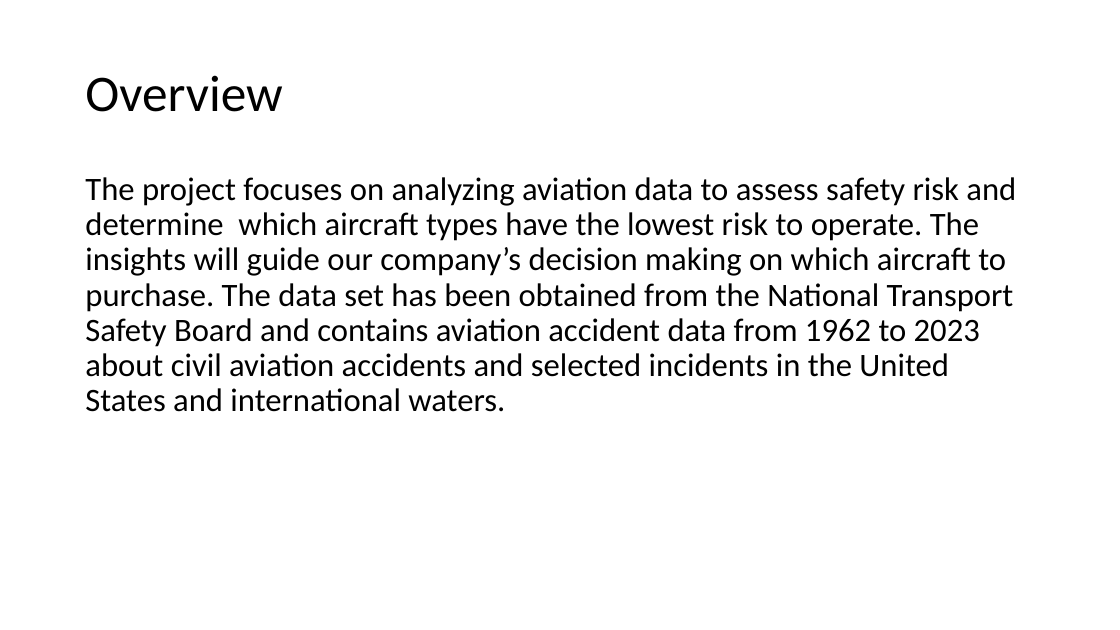
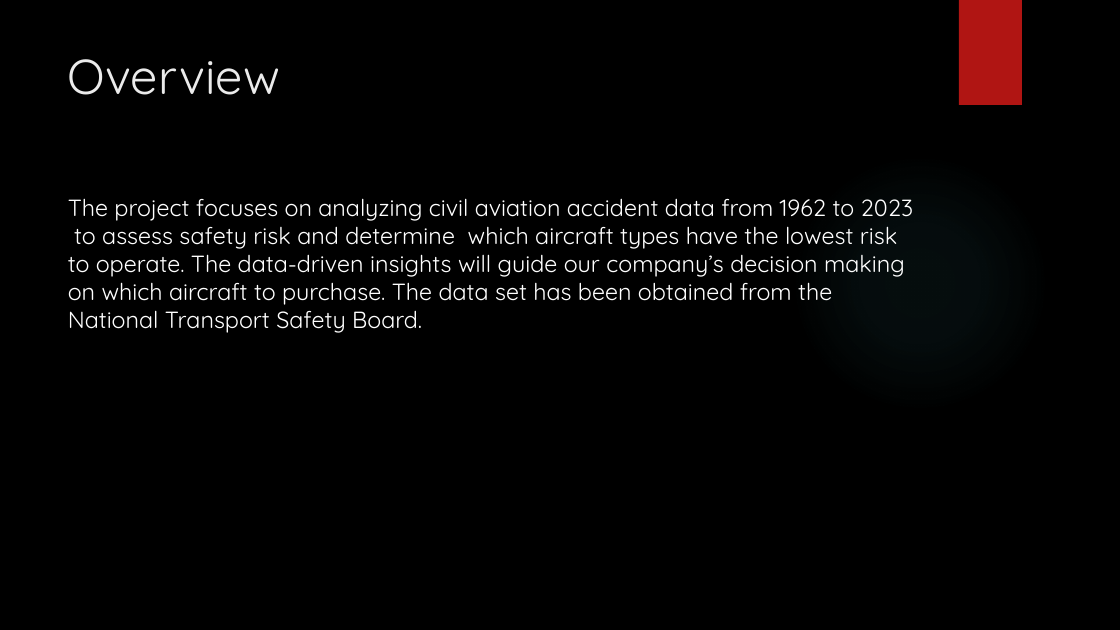
Before and after one commit to muimidean/aviation_safety_analysis, a slide deck: slide 2 of Aviation_Safety_Analysis_Presentation.pptx. Drawn at 1120x630 pixels with LibreOffice and Linux fonts; fonts in the diff are those of the drawing; background and template pictures are left out. Boxes give left, top, right and bottom in pixels: in the first picture for what was removed or moved away, otherwise in the second. Text is boxed around its words. In the diff, an @@ line names an element or a change of style, - is before the commit and + after.

Commit message:
Updated my Presentation Slides

```diff
--- a/Aviation_Safety_Analysis_Presentation.pptx
+++ b/Aviation_Safety_Analysis_Presentation.pptx
@@ background #FFFFFF to picture (left out) @@
@@ rectangle added at (959,0,1022,105), fill #B01513 @@
@@ title "Overview": place and size @@
-title "Overview" at (85,75,282,112)
+title "Overview" at (68,59,280,95)
@@ title "Overview" at (68,59,280,95): size 44 to 42 pt, font Calibri to Quicksand, text colour #000000 to #EBEBEB; line spacing 0.9 to 1; vertical alignment middle to top @@
@@ ellipse added at (791,154,1049,413), fill gradient #50B9C1 @@
@@ text at (68,198,914,333): text changed; size 28 to 20 pt; font Calibri to Quicksand; text colour #000000 to #FFFFFF @@
-The project focuses on analyzing aviation data to assess safety risk and determine which aircraft types have the lowest risk to operate. The insights will guide our company’s decision making on which aircraft to purchase. The data set has been obtained from the National Transport Safety Board and contains aviation accident data from 1962 to 2023 about civil aviation accidents and selected incidents in the United States and international waters.
+The project focuses on analyzing civil aviation accident data from 1962 to 2023 to assess safety risk and determine which aircraft types have the lowest risk to operate. The data-driven insights will guide our company’s decision making on which aircraft to purchase. The data set has been obtained from the National Transport Safety Board.
```
Also in this commit, not shown: 2 other slides changed, 9 slides added, 2 slides removed.
